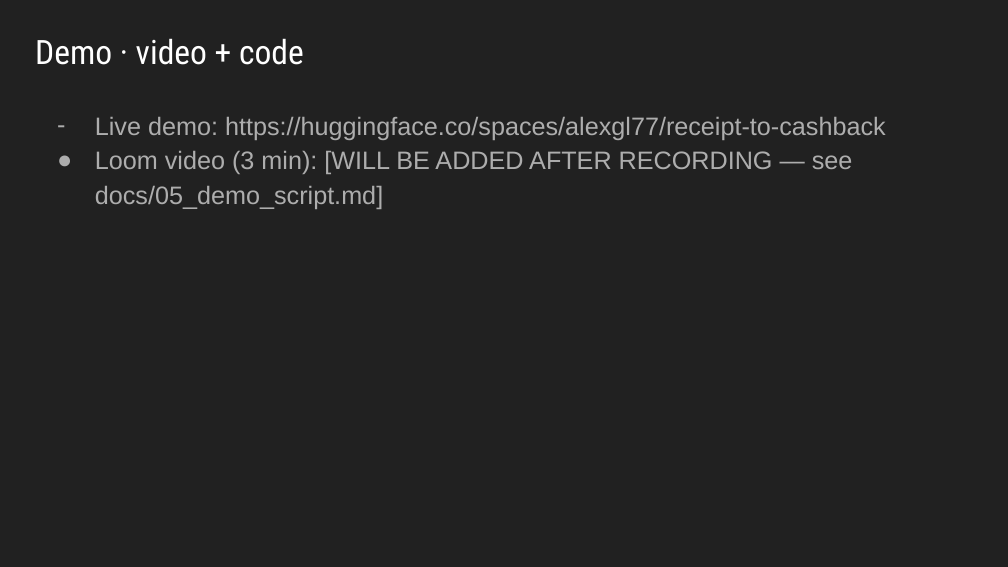
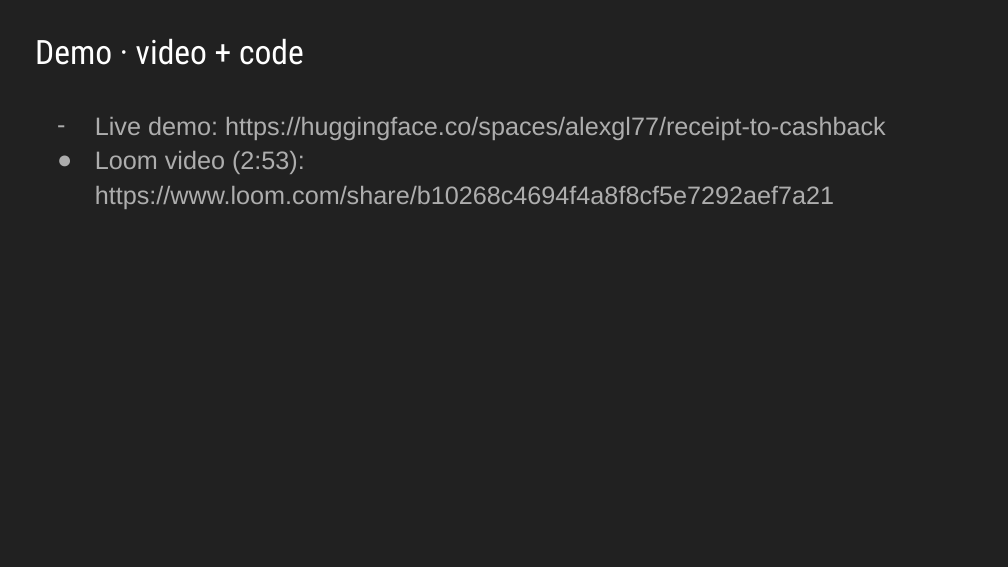
Before and after one commit to alexgl77/receipt-to-cashback, a slide deck: slide 6 of presentation/Receipt-to-Cashback.pptx. Drawn at 1008x567 pixels with LibreOffice and Linux fonts; fonts in the diff are those of the drawing. Boxes give left, top, right and bottom in pixels: in the first picture for what was removed or moved away, otherwise in the second. Text is boxed around its words. In the diff, an @@ line names an element or a change of style, - is before the commit and + after.

```diff
--- a/presentation/Receipt-to-Cashback.pptx
+++ b/presentation/Receipt-to-Cashback.pptx
@@ text at <box>95,151,834,209</box>: text changed @@
-● Loom video (3 min): [WILL BE ADDED AFTER RECORDING — see docs/05_demo_script.md]
+● Loom video (2:53): https://www.loom.com/share/b10268c4694f4a8f8cf5e7292aef7a21
```
Also in this commit, not shown: 1 other slide changed, 2 other files.
